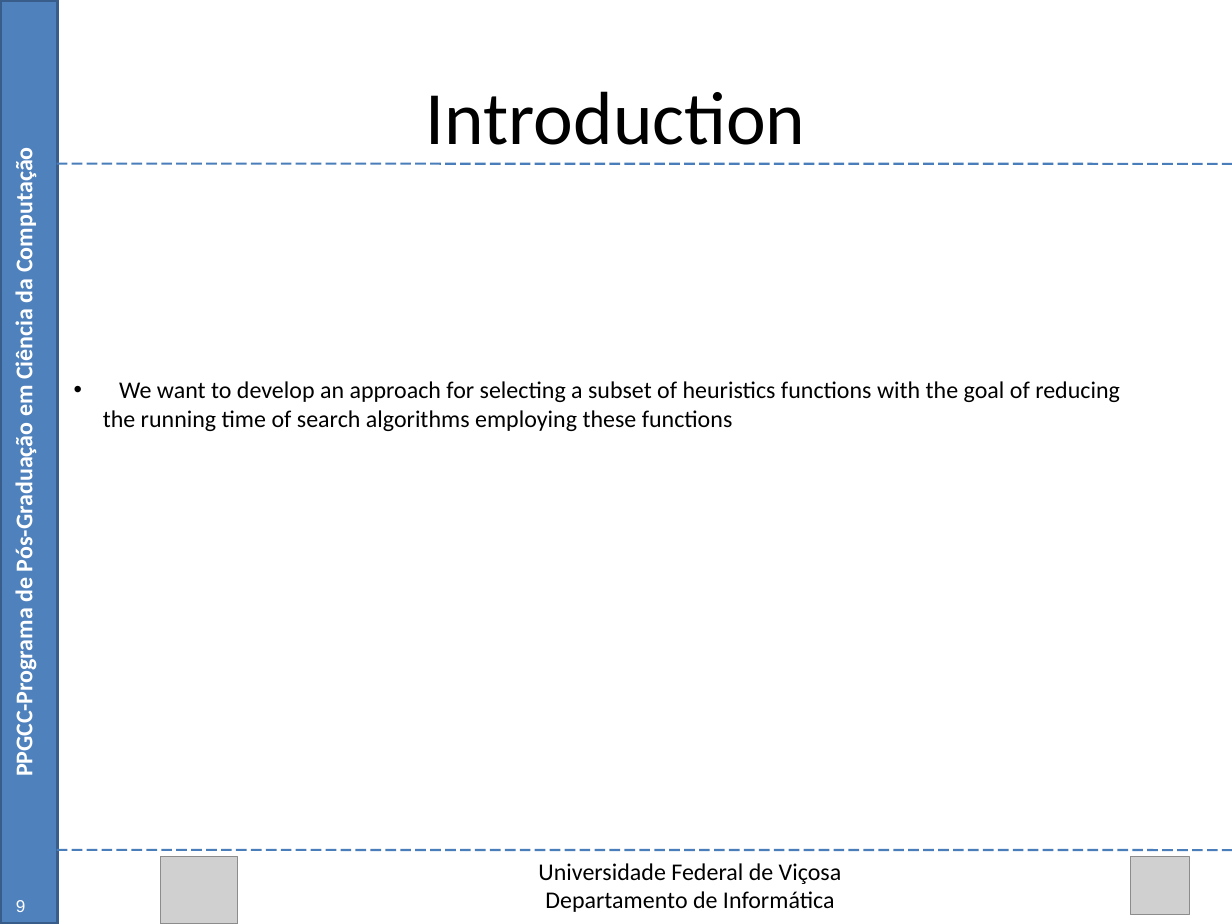
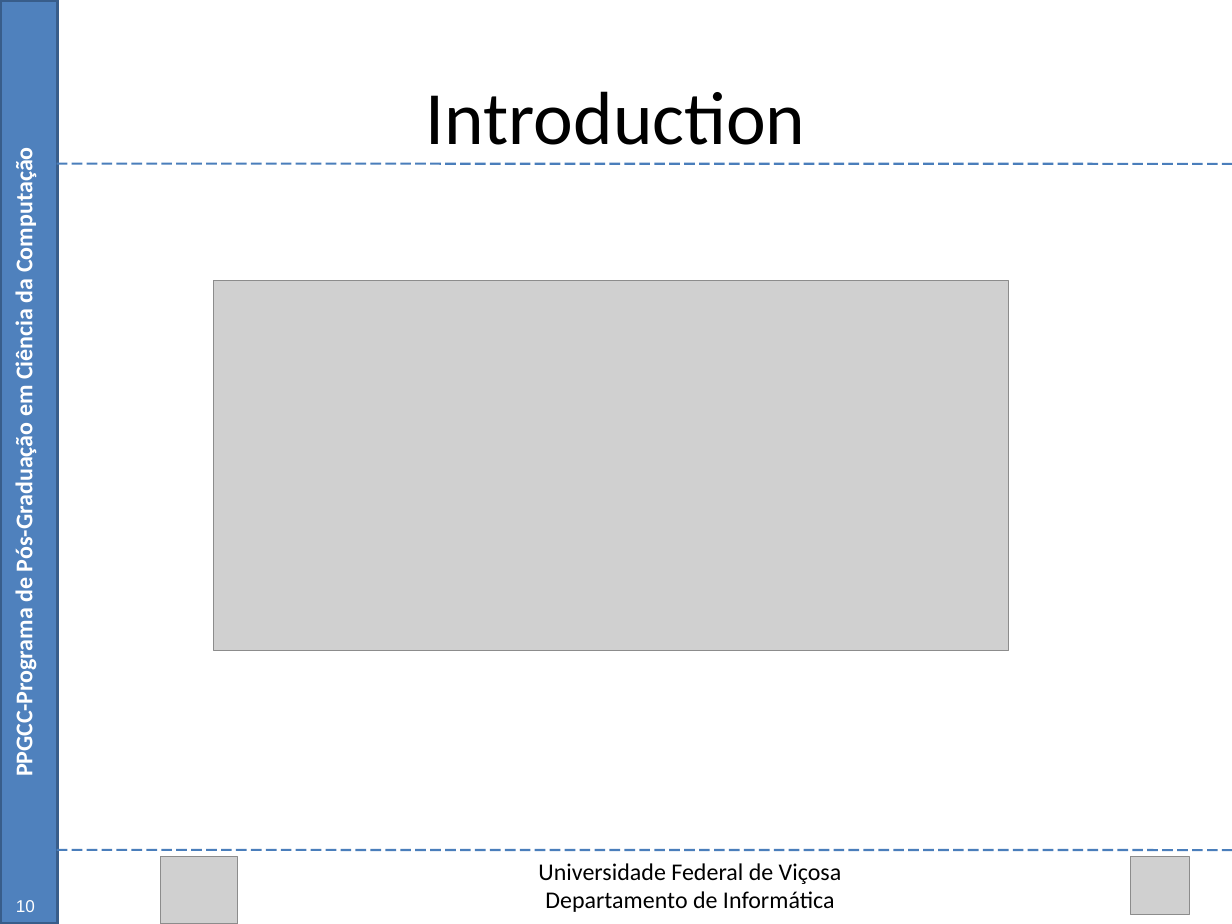
Before and after one commit to Marvinsky/research-marvin, a slide deck: slide 10 of latex/odp/selection heuristics.odp (slide 9 before the commit). Drawn at 1232x924 pixels with LibreOffice and Linux fonts; fonts in the diff are those of the drawing; grey boxes stand for pictures. Boxes give left, top, right and bottom in pixels: in the first picture for what was removed or moved away, otherwise in the second. Text is boxed around its words. In the diff, an @@ line names an element or a change of style, - is before the commit and + after.

Commit message:
10/09/15 update selection heuristics

```diff
--- a/latex/odp/selection heuristics.odp
+++ b/latex/odp/selection heuristics.odp
@@ picture added at bbox=[213, 281, 1008, 650] @@
@@ text removed at bbox=[103, 381, 1120, 431] @@
-• We want to develop an approach for selecting a subset of heuristics functions with the goal of reducing the running time of search algorithms employing these functions
@@ page number at bbox=[16, 900, 35, 912]: text changed @@
-9
+10
```
Also in this commit, not shown: 9 other slides changed, 2 slides added.
